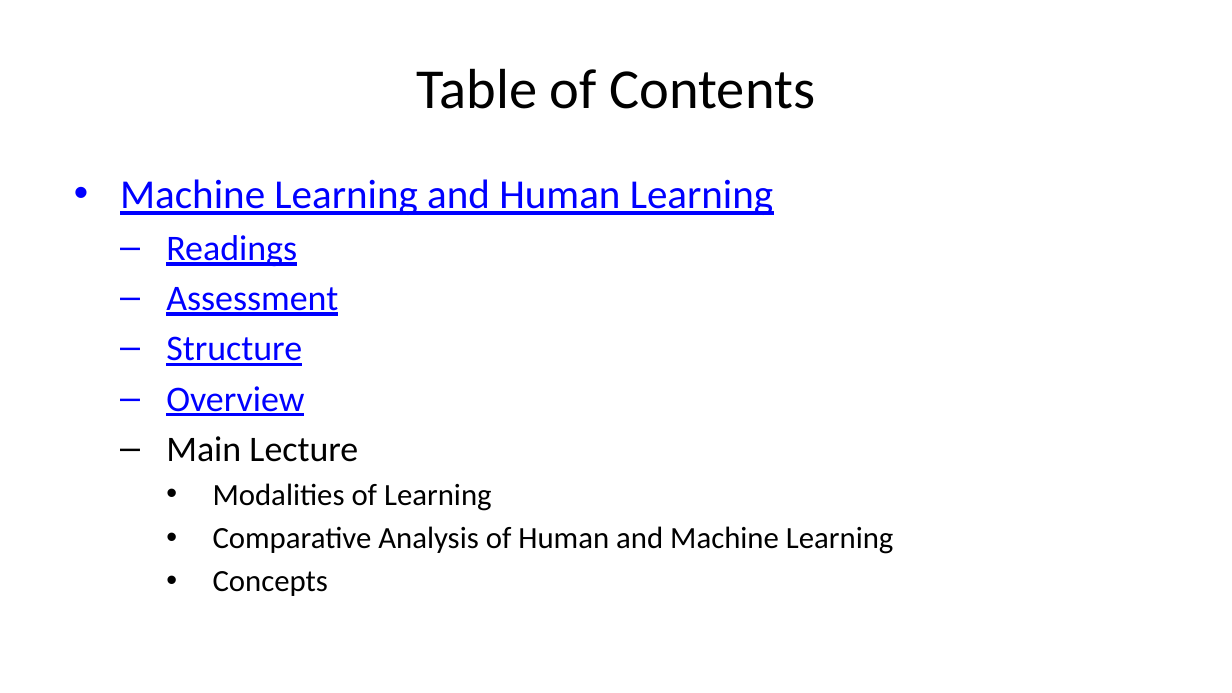
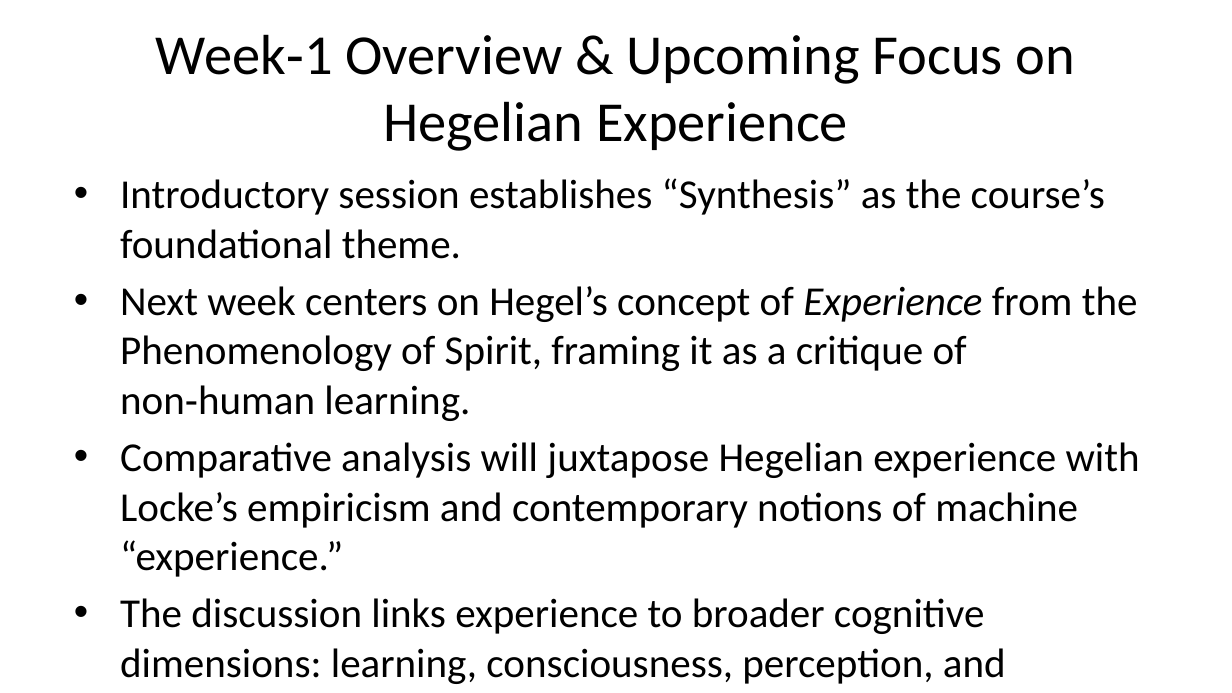
Before and after one commit to liammagee/machinespirits-content-philosophy, a slide deck: slide 16 of courses/479-fall-2026/479-lecture-1.pptx (slide 2 before the commit). Drawn at 1232x693 pixels with LibreOffice and Linux fonts; fonts in the diff are those of the drawing. Boxes give left, top, right and bottom in pixels: in the first picture for what was removed or moved away, otherwise in the second. Text is boxed around its words. In the diff, an @@ line names an element or a change of style, - is before the commit and + after.

```diff
--- a/courses/479-fall-2026/479-lecture-1.pptx
+++ b/courses/479-fall-2026/479-lecture-1.pptx
@@ title at <box>156,34,1075,151</box>: text changed @@
-Table of Contents
+Week‑1 Overview & Upcoming Focus on Hegelian Experience
@@ text at <box>120,178,1140,634</box>: text changed; size 18 to 24 pt @@
-• Machine Learning and Human Learning
-  – Readings
-  – Assessment
-  – Structure
-  – Overview
-  – Main Lecture
-    • Modalities of Learning
-    • Comparative Analysis of Human and Machine Learning
-    • Concepts
+• Introductory session establishes “Synthesis” as the course’s foundational theme.
+• Next week centers on Hegel’s concept of Experience from the Phenomenology of Spirit, framing it as a critique of non‑human learning.
+• Comparative analysis will juxtapose Hegelian experience with Locke’s empiricism and contemporary notions of machine “experience.”
+• The discussion links experience to broader cognitive dimensions: learning, consciousness, perception, and memory.
```
Also in this commit, not shown: 7 other slides changed, 13 slides added, 6 slides removed, 1 other file.
